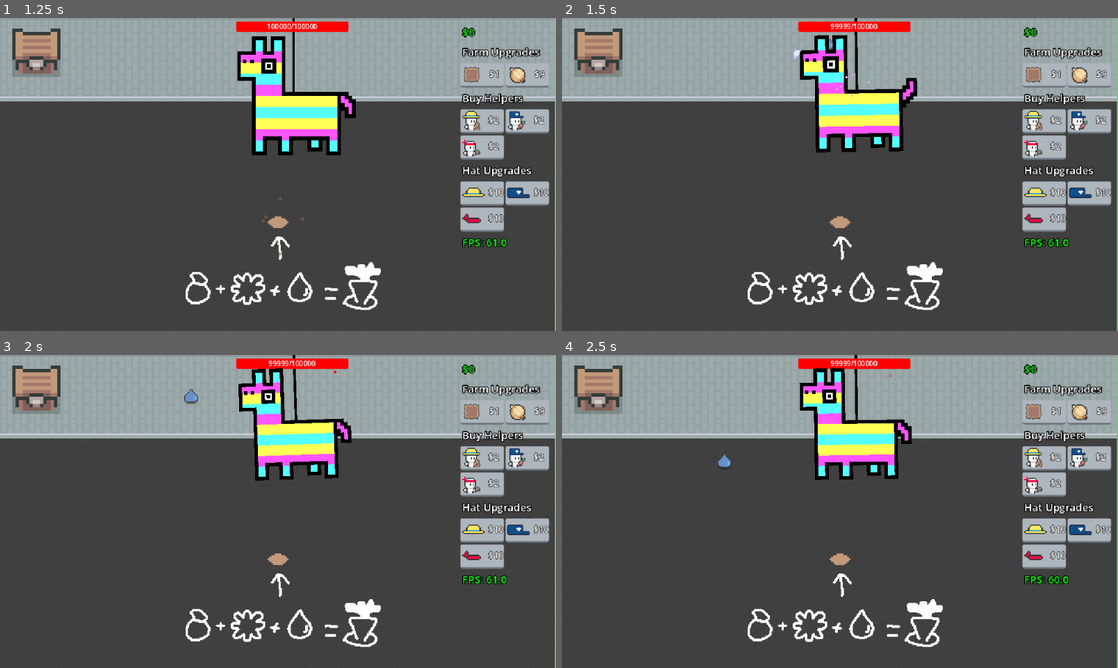
Above: before the commit, frames 1-4 (two rows, left to right).
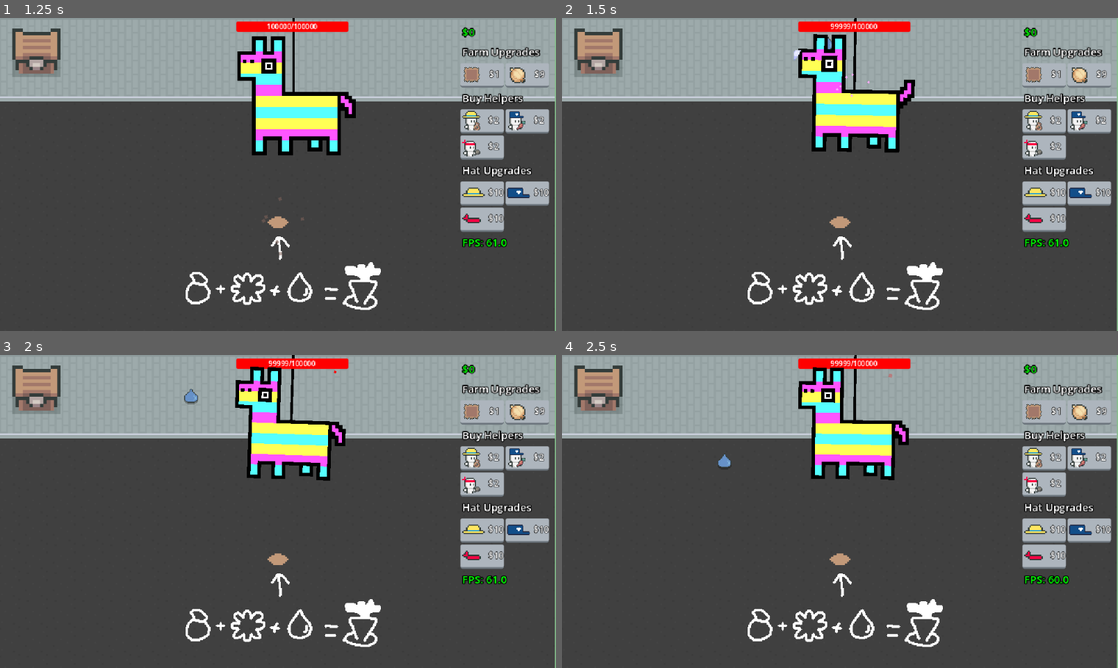
Above: after the commit, the same moments.

Repository: eric-marsh/farminata
Game: Godot game, scene res://scene/scene_switcher.tscn
Two runs of this game, one before a commit and one after it. Both use one fixed random seed, a clock stepped at 60 frames per second and the inputs below. Sound files missing from this copy of the repository are replaced by a short silence.
Inputs (mouse positions are in pixels of both pictures, inside the frame that each line leads up to):
- Up to frame 1 (1.25 s): tap Enter at 0.5 s; drag from (278, 218) to (38, 58) at 0.52 s
- Up to frame 2 (1.5 s): drag from (851, 86) to (840, 218) at 1.27 s
- Up to frame 3 (2 s): no input
- Up to frame 4 (2.5 s): move the mouse to (751, 398) at 2.02 s; tap Mouse wheel down (SCROLL_DOWN) at 2.1 s; click (751, 398) at 2.17 s

Frame 1 is identical in both runs. In frame 2, 1.9% of the frame differs, in the area x 42-64%, y 0-44%; in frame 3, 2.7%, in the area x 42-64%, y 0-41%; in frame 4, 1.7%.

Commit message:
dont play noise when attack helpers hit piniata

Diff:
--- a/script/piniata.gd
+++ b/script/piniata.gd
@@ -86,8 +86,7 @@
 	update_health_bar(abs(strength))
 
 	animate_hit(strength, pos)
-	if Globals.AudioNode:
-		Globals.AudioNode.play_hit_piniata_sound()
+
 
 	if Util.random_chance(chance_of_output):
 		create_drop()
@@ -160,17 +159,19 @@
 func _on_left_area_input_event(viewport: Node, event: InputEvent, shape_idx: int) -> void:
 	if event is InputEventMouseButton:
 		if event.button_index == MOUSE_BUTTON_LEFT and event.pressed:
-			check_for_gameover(State.hit_strength)
-			hit_piniata(State.hit_strength * -1, get_global_mouse_position())
-			Util.create_slash_animation(get_global_mouse_position(), false)
+			player_hit_piniata(State.hit_strength * -1)
 
 func _on_right_area_input_event(viewport: Node, event: InputEvent, shape_idx: int) -> void:
 	if event is InputEventMouseButton:
 		if event.button_index == MOUSE_BUTTON_LEFT and event.pressed:
-			check_for_gameover(State.hit_strength)
-			hit_piniata(State.hit_strength, get_global_mouse_position())
-			Util.create_slash_animation(get_global_mouse_position(), true)
+			player_hit_piniata(State.hit_strength)
 
+func player_hit_piniata(strength: float)->void:
+	check_for_gameover(State.hit_strength)
+	hit_piniata(State.hit_strength, get_global_mouse_position())
+	Util.create_slash_animation(get_global_mouse_position(), strength > 0)
+	if Globals.AudioNode:
+		Globals.AudioNode.play_hit_piniata_sound()
 
 func check_for_gameover(strength: float):
 	if !play_kill_animation and State.piniata_hp - abs(strength) <= 0:
